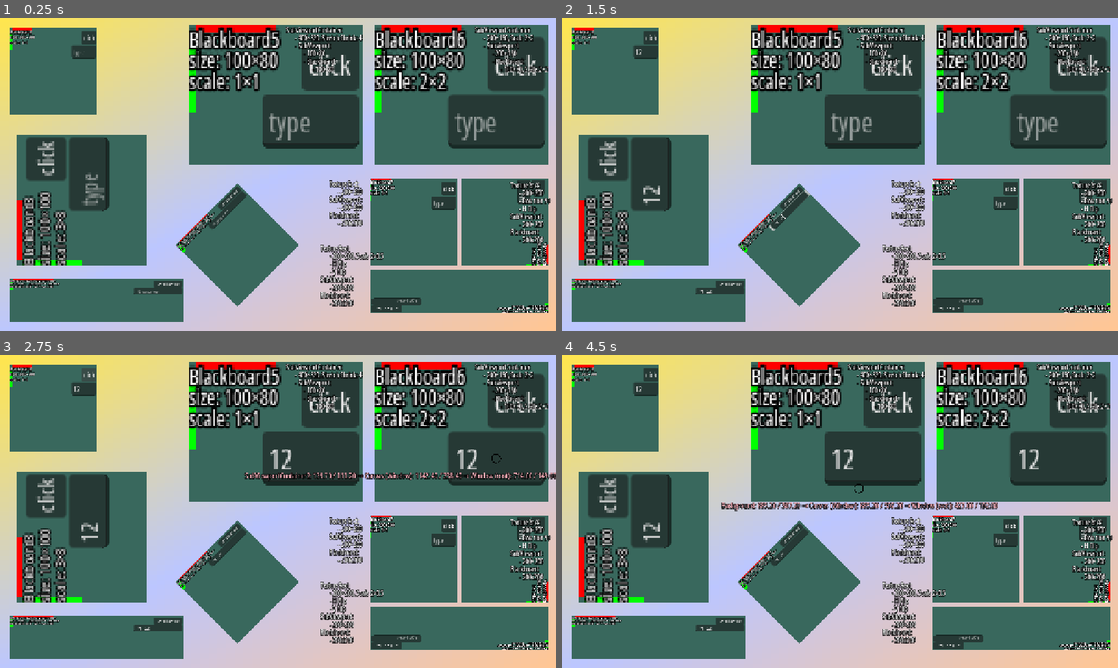
Above: before the commit, frames 1-4 (two rows, left to right).
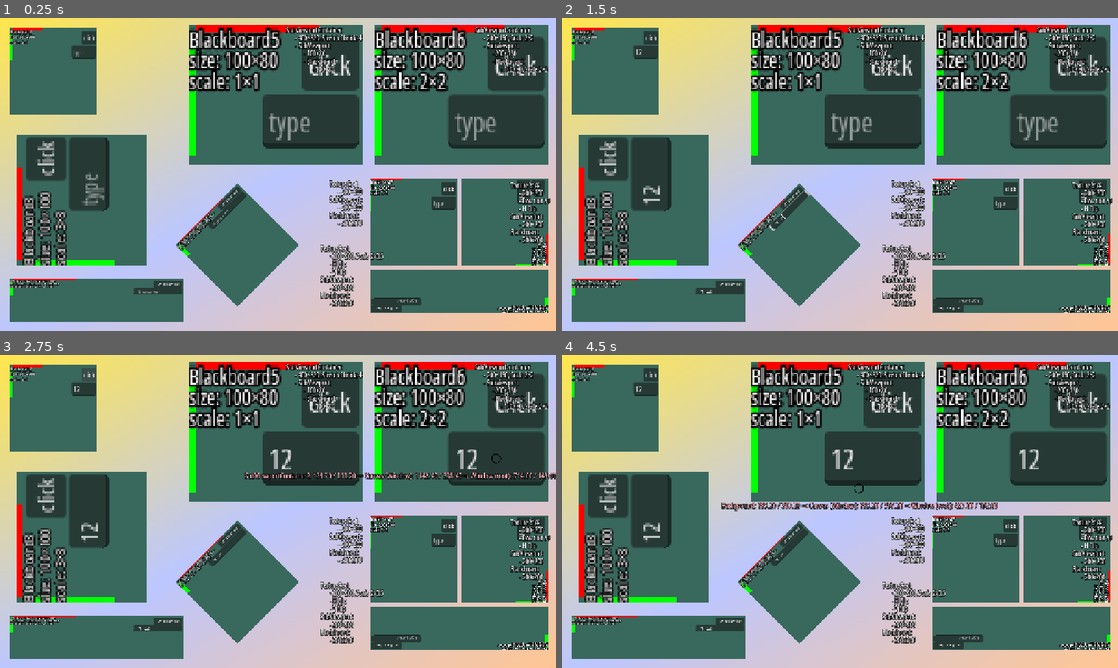
Above: after the commit, the same moments.

Repository: Toxe/godot-coordinate-systems
Game: Godot game, scene res://scenes/main.tscn
The game is run twice, just before and just after one commit, with the same random seed, the same clock (stepped at 60 frames per second) and the same inputs.
Inputs (mouse positions are in pixels of both pictures, inside the frame that each line leads up to):
- Up to frame 1 (0.25 s): no input
- Up to frame 2 (1.5 s): click (645, 52) at 0.52 s; type "12" at 0.6 s; click (717, 290) at 0.75 s; type "12" at 0.83 s; click (650, 174) at 0.98 s; type "12" at 1.07 s; click (789, 208) at 1.27 s; type "12" at 1.35 s
- Up to frame 3 (2.75 s): click (311, 458) at 1.5 s; type "12" at 1.58 s; click (494, 458) at 1.73 s; type "12" at 1.82 s; click "click" at 2 s
- Up to frame 4 (4.5 s): click "click" at 2.75 s; click "click" at 3.5 s; tap Enter at 4.25 s; drag from (840, 511) to (895, 442) at 4.27 s

The runs differ from the first frame. In frame 1, 0.9% of the frame differs, in the area x 1-99%, y 2-92%; in frame 2, 0.9%; in frame 3, 0.9%; in frame 4, 0.9%.

Commit message:
Increase length of red/green axis indicators

Diff:
--- a/CoordinateSystems/scenes/blackboard.tscn
+++ b/CoordinateSystems/scenes/blackboard.tscn
@@ -10,12 +10,12 @@
 script = ExtResource("1_i3d2x")
 
 [node name="Line2D_X" type="Line2D" parent="." unique_id=1275886582]
-points = PackedVector2Array(4, 2, 50, 2)
+points = PackedVector2Array(4, 2, 75, 2)
 width = 4.0
 default_color = Color(1, 0, 0, 1)
 
 [node name="Line2D_Y" type="Line2D" parent="." unique_id=1271910296]
-points = PackedVector2Array(2, 4, 2, 50)
+points = PackedVector2Array(2, 4, 2, 75)
 width = 4.0
 default_color = Color(0, 1, 0, 1)
 
